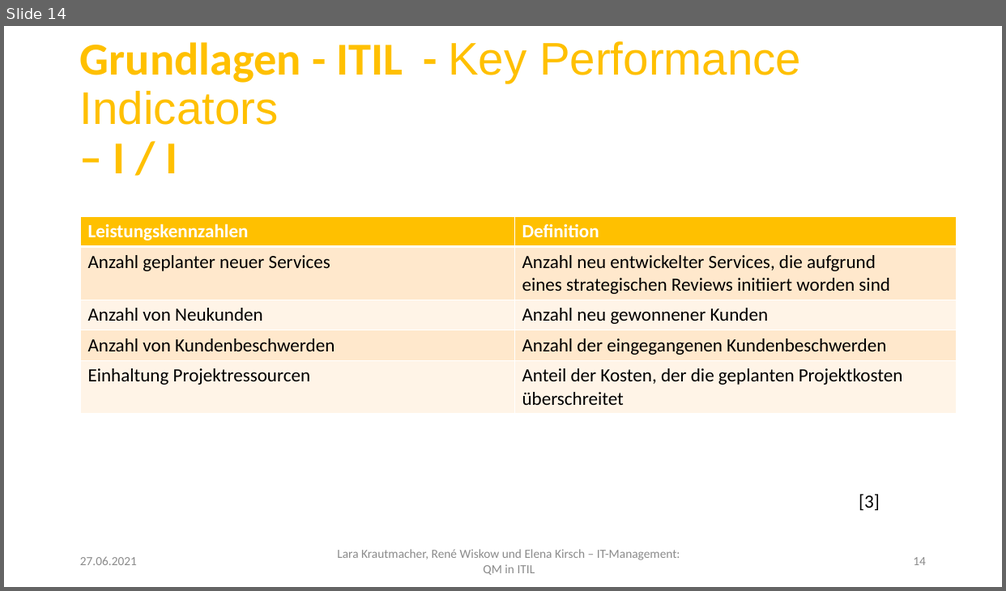
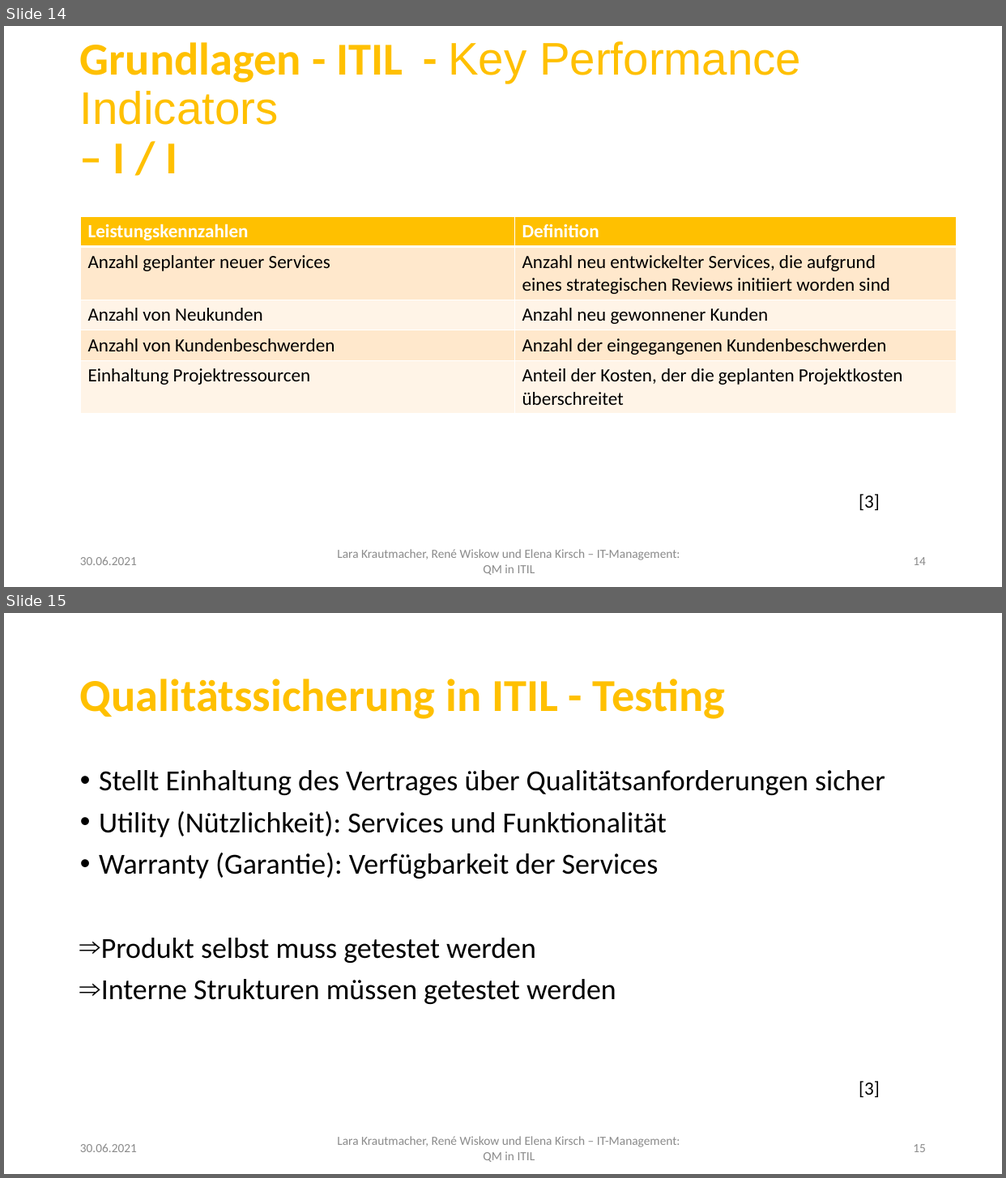
Before and after one commit to LaraKrauti/Qualitaetssicherung, a slide deck: LaraKrautmacher_RenéWiskow_ElenaKirsch_ITManagement.pptx. Shown one above the other, each under a label of ours: slide 14 before the commit, slides 14 and 15 after it. The pictures are 1006x591 and 1006x1178 pixels, drawn with LibreOffice and Linux fonts; fonts in the diff are those of the drawing; background and template pictures are left out. Boxes give left, top, right and bottom in pixels: in the first picture for what was removed or moved away, otherwise in the second. Text is boxed around its words. In the diff, an @@ line names an element or a change of style, - is before the commit and + after.

Commit message:
Folien Testing und Fazit

```diff
--- a/LaraKrautmacher_RenéWiskow_ElenaKirsch_ITManagement.pptx
+++ b/LaraKrautmacher_RenéWiskow_ElenaKirsch_ITManagement.pptx
@@ slide 15 added at [4,613,1002,1174], background #FFFFFF; not listed: 1 template element that a slide beside it also shows @@
@@ title added at [80,679,725,719], 44 pt, text #FFC000, bold @@
+Qualitätssicherung in ITIL - Testing
@@ text added at [99,770,885,1004], 28 pt, text #000000 @@
+• Stellt Einhaltung des Vertrages über Qualitätsanforderungen sicher
+• Utility (Nützlichkeit): Services und Funktionalität
+• Warranty (Garantie): Verfügbarkeit der Services
+⇒ Produkt selbst muss getestet werden
+⇒ Interne Strukturen müssen getestet werden
@@ text added at [859,1081,880,1097], 18 pt, text #000000 @@
+[3]
@@ text added at [80,1144,137,1152], 12 pt, text #8C8C8C @@
+30.06.2021
@@ page number added at [913,1144,926,1152], 12 pt, text #8C8C8C @@
+15
@@ slide 14 changed as well @@
@@ text at [80,557,137,565]: text changed @@
-27.06.2021
+30.06.2021
```
Also in this commit, not shown: 14 other slides changed, 16 other slides added, 3 other files.
